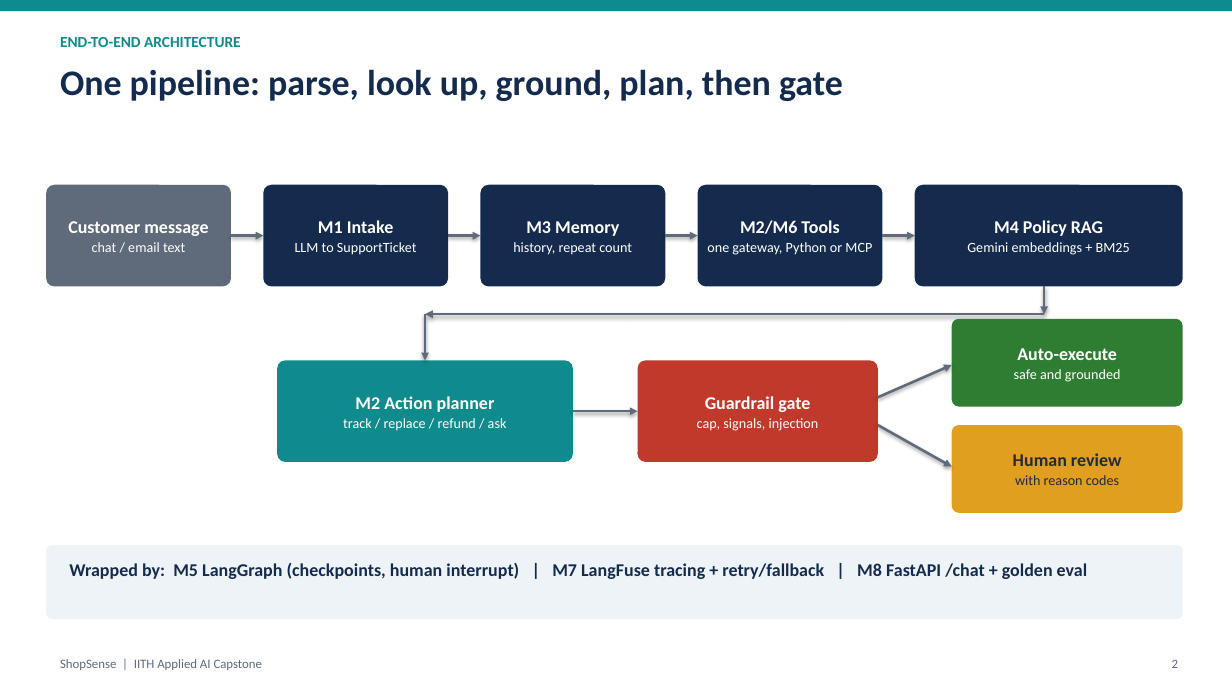
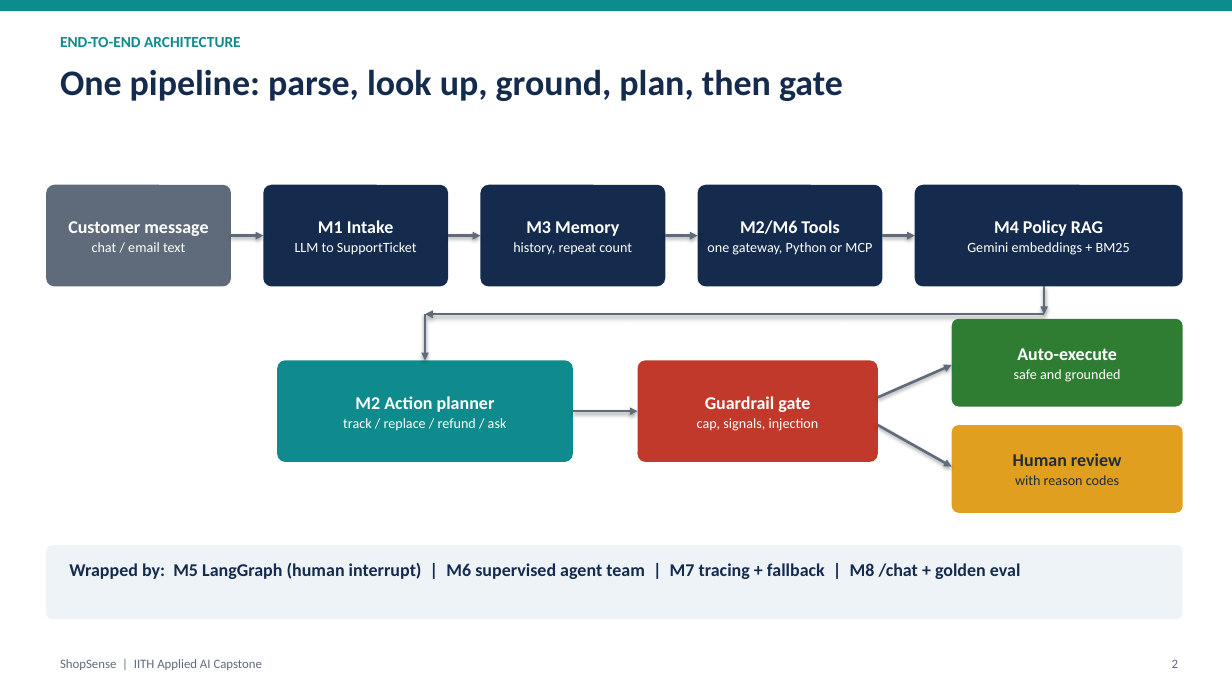
Before and after one commit to abhraj786/iith-ai-capstone-shopsense, a slide deck: slide 2 of docs/deck/iith-ai-capstone-shopsense.pptx. Drawn at 1232x693 pixels with LibreOffice and Linux fonts; fonts in the diff are those of the drawing. Boxes give left, top, right and bottom in pixels: in the first picture for what was removed or moved away, otherwise in the second. Text is boxed around its words. In the diff, an @@ line names an element or a change of style, - is before the commit and + after.

Commit message:
Align demo, architecture doc and deck architecture slide with the supervised M6 team

```diff
--- a/docs/deck/iith-ai-capstone-shopsense.pptx
+++ b/docs/deck/iith-ai-capstone-shopsense.pptx
@@ text at (69,563,1021,579): text changed @@
-Wrapped by: M5 LangGraph (checkpoints, human interrupt) | M7 LangFuse tracing + retry/fallback | M8 FastAPI /chat + golden eval
+Wrapped by: M5 LangGraph (human interrupt) | M6 supervised agent team | M7 tracing + fallback | M8 /chat + golden eval
```
Also in this commit, not shown: 3 other files.
